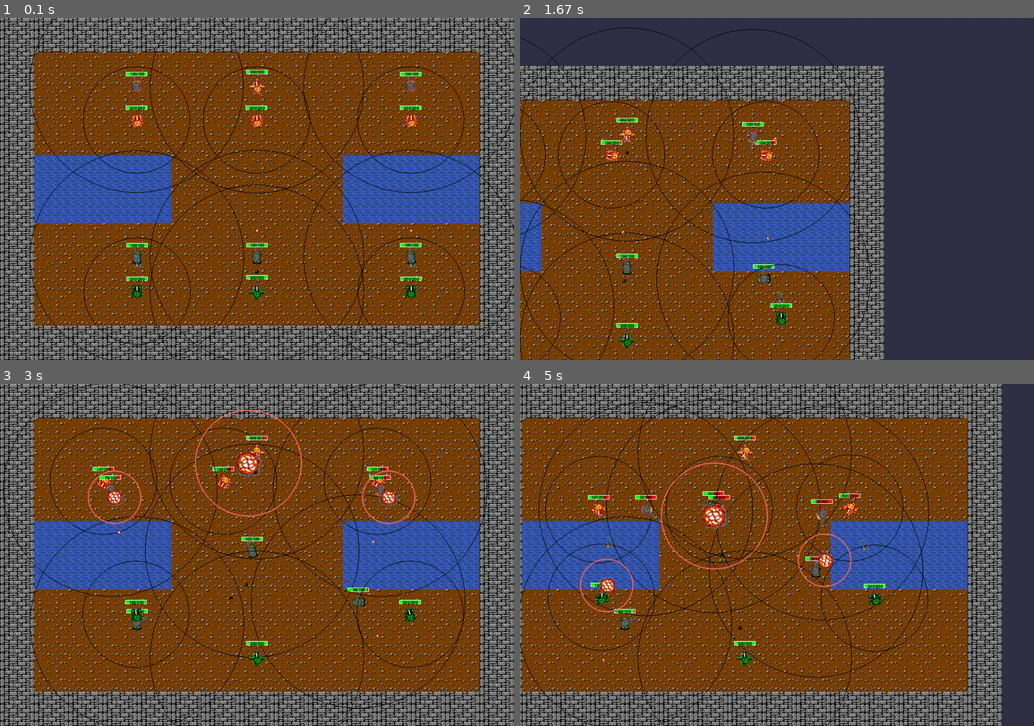
Above: before the commit, frames 1-4 (two rows, left to right).
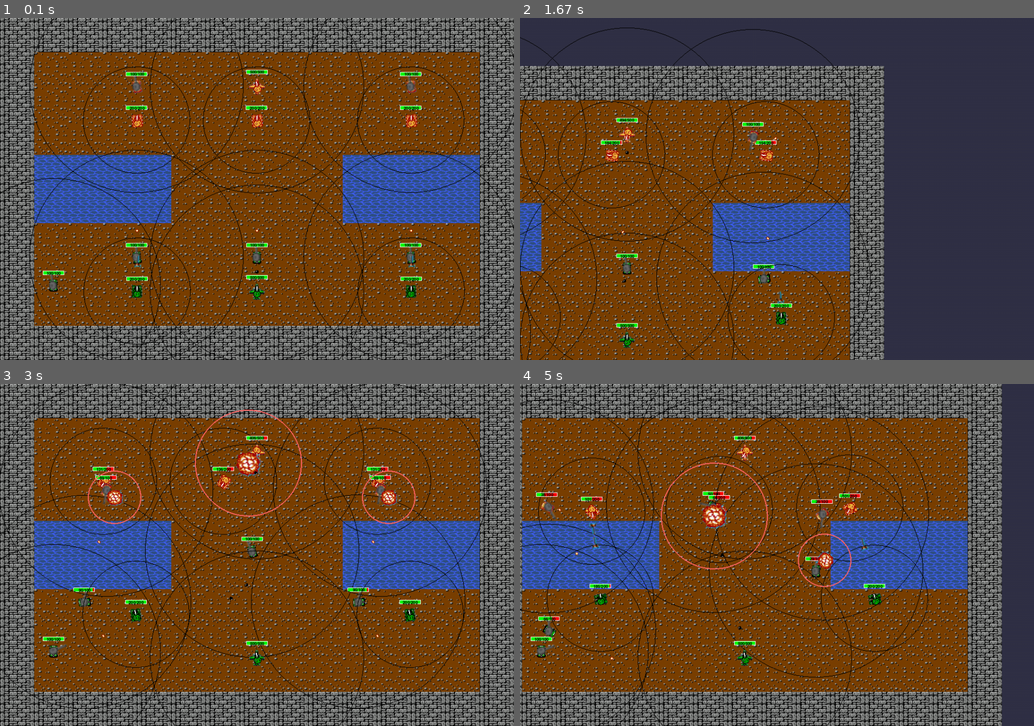
Above: after the commit, the same moments.

Repository: notwuyazui/Jackal
Game: pygame game, started from test.py
The game is run twice, just before and just after one commit, with the same random seed, the same clock (stepped at 60 frames per second) and the same inputs.
Inputs (mouse positions are in pixels of both pictures, inside the frame that each line leads up to):
- Up to frame 1 (0.1 s): no input
- Up to frame 2 (1.67 s): hold Right 0.33-0.8 s; move the mouse to (756, 202) at 0.37 s; hold Up 0.83-1.13 s; hold Right 1.17-1.63 s
- Up to frame 3 (3 s): hold Left 1.67-2.2 s; hold Down 2.23-2.53 s; hold Left 2.57-2.97 s
- Up to frame 4 (5 s): hold Up 3-3.37 s; hold Right 3.4-4.03 s; hold Down 4.07-4.43 s; hold Left 4.47-4.93 s; hold Right from 4.97 s (still down)

The runs differ from the first frame. In frame 1, 0.7% of the frame differs, in the area x 0-48%, y 38-100%; in frame 2, 0.2%; in frame 3, 1.7%; in frame 4, 2.8%, in the area x 0-46%, y 4-100%.

Commit message:
1.验证了关于通讯代码的正确性。2.单位可以应用水滴形视野，使用GameMode中的USE_TEAR_DROP_VISION控制是否使用水滴形视野。

Diff:
--- a/GameManager.py
+++ b/GameManager.py
@@ -167,11 +167,15 @@
     def print_record(self):
         if self.print_record_timer > 5:
             self.print_record_timer = 0
+            print("time: " + str(int(self.time)))
             if UNIT_RECORD_TEXT or DEBUG_MODE:
-                print("time: " + str(int(self.time)))
                 for unit in self.unit_manager.units:
                     if unit is not None:
                         print(unit.get_record())
+            if PRINT_VISIBLE_UNIT or DEBUG_MODE:
+                ids = self.unit_manager.get_unit_by_id(0).get_visible_unit_ids()
+                print(f"Unit 0 可见的单位ID: {ids}")
+
 
     def draw_mouse_target(self, unit_id, surface, mouse_pos):
         if self.unit_manager.is_in(unit_id):
--- a/GameMode.py
+++ b/GameMode.py
@@ -16,6 +16,9 @@
 
 BULLET_INFO_TEXT = False            # 增加子弹发射和移除时的文本提示
 ENEMY_STATE_TEXT = False            # 增加敌方坦克状态信息文本提示
-UNIT_RECORD_TEXT = True             # 单位记录文本
+UNIT_RECORD_TEXT = False             # 单位记录文本
+PRINT_VISIBLE_UNIT = True          # 打印unit_0的可见单位（包含视野与通过通信同步的单位）
 
 AUTO_COMMUNICATE = True             # 自动通信
+
+USE_TEAR_DROP_VISION = False        # 使用水滴形视野，当此项为false时使用圆形视野
--- a/Parameter.py
+++ b/Parameter.py
@@ -15,6 +15,7 @@
 UNIT_ANGULAR_SPEED = 100.0              # 单位的基础旋转速度
 UNIT_TURRET_ANGULAR_SPEED = 100.0       # 单位炮塔的基础旋转速度
 UNIT_AMMO_SWITCH_TIME = 0.5             # 单位切换弹药的时间
+UNIT_MIN_SIGHT_RATIO = 0.4              # 当单位应用水滴形视野时，最小视野（向后视野）范围与最大视野（向前视野）的比值.此值不应低于0.4，否则视野范围将不再是凸的
 
 BULLET_SPEED = 400.0        # 子弹的基础速度
 BULLET_DAMAGE = 10          # 子弹的基础伤害
@@ -43,6 +44,6 @@
     LEFT = 2
     RIGHT = 3
 
-DEFAULT_MAP_PATH = 'Map\saved'
-DEFAULT_UNIT_PATH = 'Unit\saved'
-DEFAULT_BULLET_PATH = 'Bullet\saved'
+DEFAULT_MAP_PATH = './Map/saved'
+DEFAULT_UNIT_PATH = './Unit/saved'
+DEFAULT_BULLET_PATH = './Bullet/saved'
--- a/Unit/BaseUnit.py
+++ b/Unit/BaseUnit.py
@@ -56,7 +56,8 @@
         self.turret_angular_speed = UNIT_TURRET_ANGULAR_SPEED * self.turret_angular_speed_rate  # 炮塔转动角速度
         self.max_health = UNIT_HEALTH * self.max_health_rate                                    # 最大生命值
         self.sight_range = sight_range                                                          # 视野范围
-        self.communication_range = communication_range                                     # 通信范围, 此值应小于等于视野范围
+        self.min_sight_range = UNIT_MIN_SIGHT_RATIO * self.sight_range                          # 应用水滴形视野时，最小视野范围（即向正后方的视野范围）
+        self.communication_range = communication_range                                          # 通信范围, 此值应小于等于视野范围
 
         # 视野
         from Map.Map import GameMap
@@ -162,10 +163,10 @@
         self.visible_units.clear()
         self.visible_bullets.clear()
         for unit in unit_manager.units:
-            if count_distance(self,unit) <= self.sight_range:
+            if self.is_in_sight(unit):
                 self.visible_units.add_unit(unit, bullet_manager, game_map)
         for bullet in bullet_manager.bullets:
-            if count_distance(self,bullet) <= self.sight_range:
+            if self.is_in_sight(bullet):
                 self.visible_bullets.add_bullet(bullet)
 
     def _update_ammo_switch(self, delta_time) -> None:
@@ -235,6 +236,30 @@
             x, y = self.position
             width, height = self.size
             self.bounding_box = pygame.Rect(x - width / 2, y - height / 2, width, height)
+
+    def is_in_sight(self, target) -> bool:
+        """
+        判断目标（单位或子弹）是否在视野内。
+        根据 USE_TEAR_DROP_VISION 决定使用圆形还是水滴形判断。
+        """
+        dx = target.position[0] - self.position[0]
+        dy = target.position[1] - self.position[1]
+        distance = math.hypot(dx, dy)
+
+        if not USE_TEAR_DROP_VISION:
+            return distance <= self.sight_range
+
+        # 水滴形视野
+        target_angle = math.atan2(dy, dx)               # 返回 [-π, π]
+        forward_rad = math.radians(self.direction_angle - 90)
+        diff_angle = target_angle - forward_rad
+        diff_angle = (diff_angle + math.pi) % (2 * math.pi) - math.pi
+
+        a = (self.sight_range + self.min_sight_range) / 2
+        b = (self.sight_range - self.min_sight_range) / 2
+        max_dist_at_angle = a + b * math.cos(diff_angle)
+
+        return distance <= max_dist_at_angle
 
     def normalize_angle(self, angle) -> float:
         """将角度规范化到0-360度范围内"""
@@ -496,6 +521,12 @@
 
         any_added = unit_added or bullet_added or map_added
         return unit_added, bullet_added, map_added, any_added
+
+    def get_visible_unit_ids(self) -> List[int]:
+        """
+        获取当前可见的所有单位ID列表。
+        """
+        return [unit.id for unit in self.visible_units.units]
 
     def get_info(self) -> dict:
         return {
@@ -584,14 +615,40 @@
         surface.blit(text_surface, text_rect)
 
     def _draw_sight_range(self, surface, camera_offset):
-        """绘制视野范围"""
         if not self.is_alive:
             return
         screen_x = self.position[0] - camera_offset[0]
         screen_y = self.position[1] - camera_offset[1]
-        pygame.draw.circle(surface, (0, 0, 0),
-                          (int(screen_x), int(screen_y)),
-                          int(self.sight_range), 1)
+        color = (0, 0, 0)
+
+        if not USE_TEAR_DROP_VISION:
+            # 圆形视野
+            pygame.draw.circle(surface, color,
+                            (int(screen_x), int(screen_y)),
+                            int(self.sight_range), 1)
+        else:
+            angle_rad = math.radians(self.direction_angle - 90)
+            forward_x = math.cos(angle_rad)
+            forward_y = math.sin(angle_rad)
+
+            points = []
+            num_segments = 60  # 轮廓平滑度
+            for i in range(num_segments + 1):
+                theta = 2 * math.pi * i / num_segments
+                a = (self.sight_range + self.min_sight_range) / 2
+                b = (self.sight_range - self.min_sight_range) / 2
+                r = a + b * math.cos(theta)
+                dir_x = forward_x * math.cos(theta) - forward_y * math.sin(theta)
+                dir_y = forward_x * math.sin(theta) + forward_y * math.cos(theta)
+
+                world_x = self.position[0] + r * dir_x
+                world_y = self.position[1] + r * dir_y
+                screen_pt = (world_x - camera_offset[0],
+                            world_y - camera_offset[1])
+                points.append(screen_pt)
+
+            if len(points) >= 3:
+                pygame.draw.polygon(surface, color, points, 1)
 
     def _draw_mouse_target_line(self, surface, camera_offset, mouse_pos):
         """绘制从坦克到鼠标位置的线段"""
@@ -601,7 +658,6 @@
         screen_y = self.position[1] - camera_offset[1]
         pygame.draw.line(surface, (255, 0, 255), (screen_x, screen_y), (mouse_pos[0], mouse_pos[1]), 1)
         pygame.draw.circle(surface, (255, 0, 255), (int(mouse_pos[0]), int(mouse_pos[1])), 3)
-
 
     def take_damage(self, unit_manager, damage_source, damage_amount) -> float:
         """
@@ -631,7 +687,7 @@
                 continue
             if unit.is_alive == False:
                 continue
-            if count_distance(self, unit) <= unit.sight_range:
+            if unit.is_in_sight(self):
                 unit.assist_damage_dealt += damage_amount
                 if destroy:
                     unit.assist_destroy_count += 1
--- a/test.py
+++ b/test.py
@@ -18,10 +18,9 @@
 def init_game():
     game_manager = GameManager()
     game_manager.set_test_map()
-    # game_manager.add_player_tank(unit_id=0, position=(100,500), usingAI=False, visible=False)      # 添加一个玩家坦克
+    game_manager.add_player_tank(unit_id=0, position=(100,500), usingAI=False, visible=True)      # 添加一个玩家坦克
 
-    # game_manager.add_player_tank(unit_id=101, position = (256, 448), usingAI = True)
-    game_manager.add_player_tank(unit_id=0, position=(256, 448), usingAI=False, visible=True)      # 添加一个玩家坦克
+    game_manager.add_player_tank(unit_id=101, position = (256, 448), usingAI = True)
     game_manager.add_player_tank(unit_id=102, position = (480, 448), usingAI = True)
     game_manager.add_player_tank(unit_id=103, position = (768, 448), usingAI = True)
     game_manager.add_player_archie(unit_id=104, position = (256, 512), usingAI = True)
Not shown, added: .DS_Store
Not shown, added: Unit/.DS_Store
